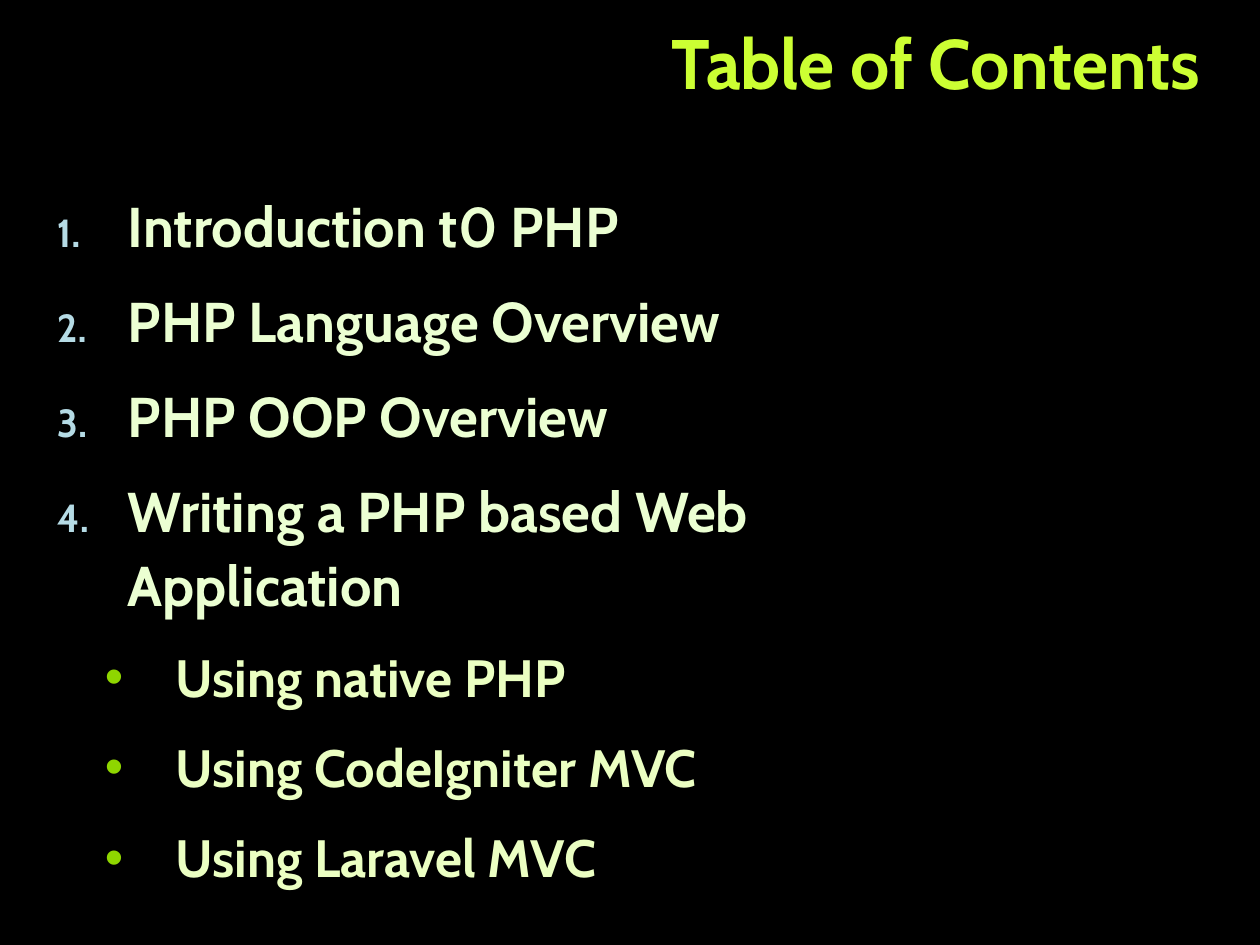
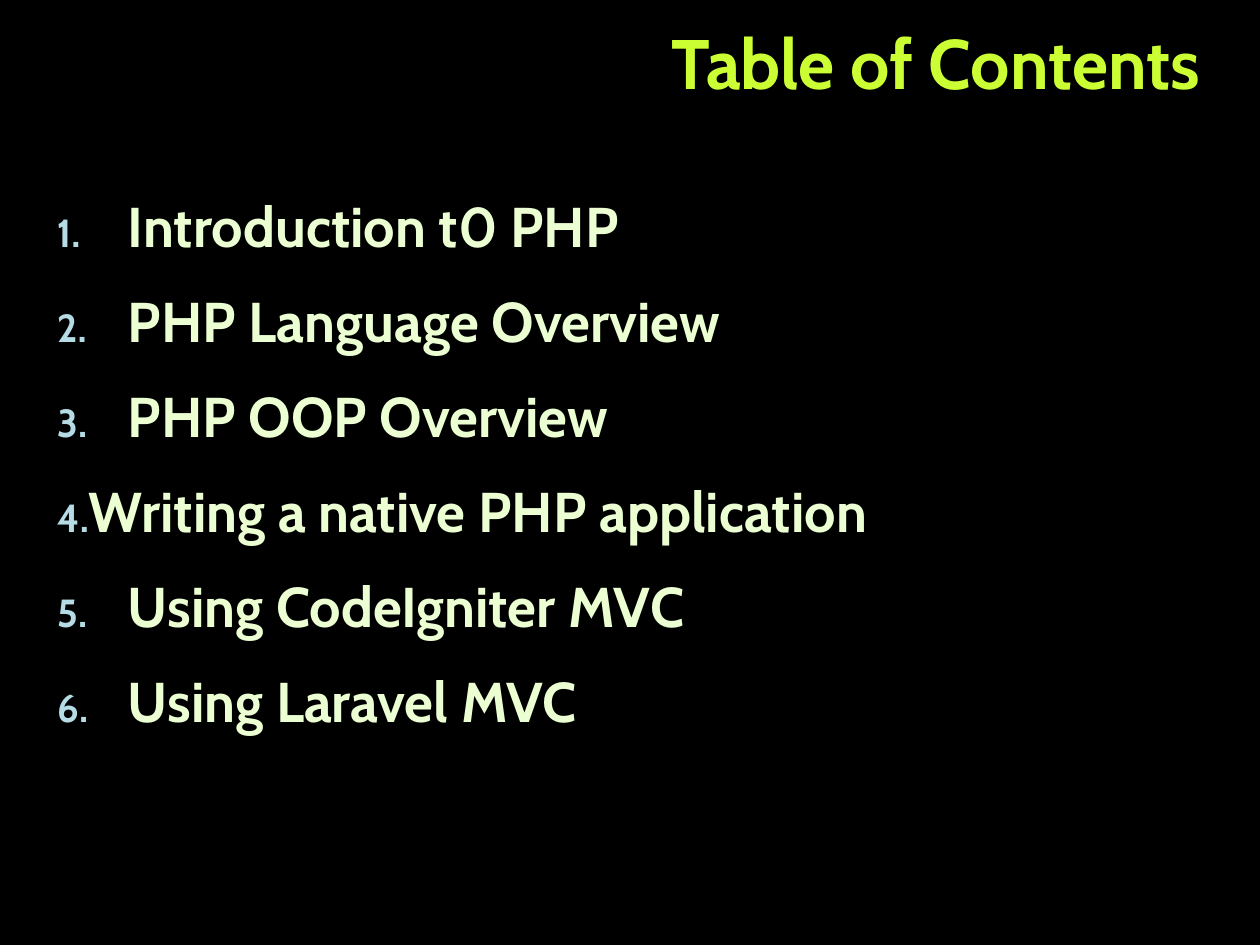
Before and after one commit to tanzhur/PHP_MVC-seminar, a slide deck: slide 2 of PHP_MVC.pptx. Drawn at 1260x945 pixels with LibreOffice and Linux fonts; fonts in the diff are those of the drawing; background and template pictures are left out. Boxes give left, top, right and bottom in pixels: in the first picture for what was removed or moved away, otherwise in the second. Text is boxed around its words. In the diff, an @@ line names an element or a change of style, - is before the commit and + after.

Commit message:
Native part of lecture finished
The native part of the presentation is done!

```diff
--- a/PHP_MVC.pptx
+++ b/PHP_MVC.pptx
@@ text at bbox=[89, 490, 867, 544]: text changed @@
-4. Writing a PHP based Web Application
-  • Using native PHP
+4. Writing a native PHP application
@@ text at bbox=[128, 585, 684, 734]: size 30 to 32 pt, text colour #EBFFC2 to #EBFFD2 in "Using CodeIgniter MVC", "Using Laravel MVC"; bullet • to 1.; list level 2 to 1 in "Using CodeIgniter MVC"; bullet colour #8FD600 to #B5DBE5; list level 2 to 1 in "Using Laravel MVC" @@
```
Also in this commit, not shown: 9 slides added, 1 other file.
